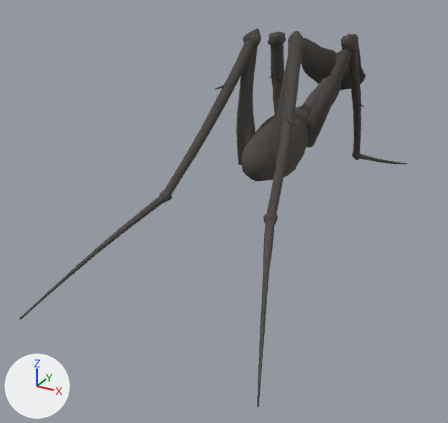
A saved change to the glTF model content/art/models/gaunt.glb.
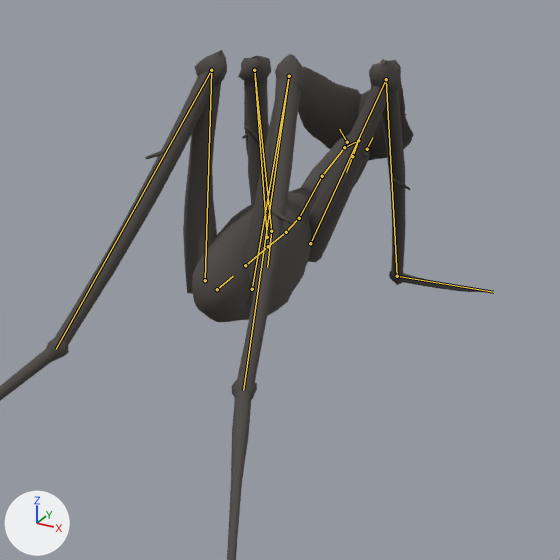
There are two pictures of each version: one whole from a camera (50 mm lens) standing at (2.06, -4.76, 2.35) and looking at (-0.34, -0.39, 0.17), one close up on the part from 30% to 100% of the width and 0% to 74% of the height. The axes (+X, +Y, +Z) are drawn at lower left. The lights are the same throughout. The last two pictures show the newer version. Both versions are drawn at frame 3 of the action 'smash'; the numbers are the values there. The bones that change, and the others that lie on the model, are drawn over the model as lines in the close-ups.

The first close-up shows 'body', 'head', 'legs'.
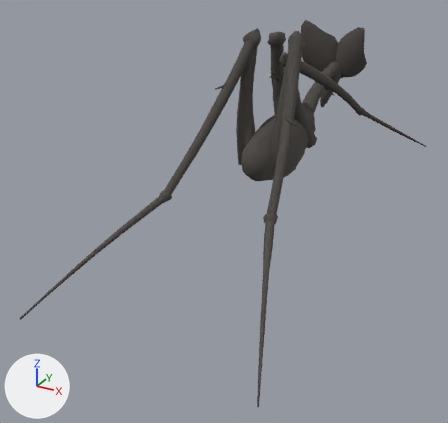
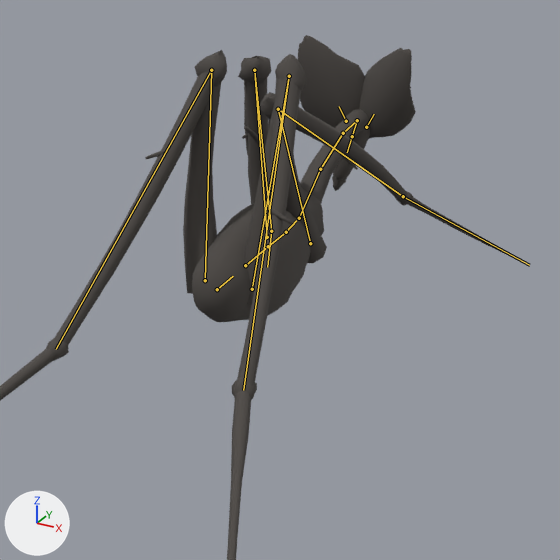
Changed parts and their boxes (x1, y1, x2, y2) in the close-ups (560 x 560 px):
'legs', posed: before (0, 50, 487, 560); after (0, 50, 521, 560)
'head', posed: before (298, 67, 414, 189); after (298, 35, 416, 191)
'body', posed: before (192, 135, 349, 322); after (192, 111, 369, 322)
bone 'neck_01', root to tip: before (299, 218) to (322, 176); after (299, 218) to (320, 169)
bone 'jaw', root to tip: before (352, 156) to (346, 172); after (352, 136) to (347, 152)
bone 'ear_r', root to tip: before (367, 149) to (372, 137); after (366, 127) to (374, 114)
bone 'ear_l', root to tip: before (347, 142) to (339, 129); after (346, 121) to (339, 106)
bone 'thigh_fr', root to tip: before (310, 243) to (386, 79); after (310, 243) to (278, 109)
bone 'shin_fr', root to tip: before (386, 79) to (397, 276); after (278, 109) to (403, 196)
bone 'cannon_fr', root to tip: before (397, 276) to (493, 292); after (403, 196) to (529, 265)

What the commit changed:
Bone 'neck_01' (bone_neck_01) turns from (-29, 0, 0) to (-20, 0, 0) degrees about its own x, y and z.
Bone 'jaw' (bone_jaw) turns from (-19, 0, 0) to (-7, 0, 0) degrees about its own x, y and z.
Bone 'ear_r' (bone_ear_r) turns from (72, 35, -27) to (54, 17, -34) degrees about its own x, y and z.
Bone 'ear_l' (bone_ear_l) turns from (30, -58, 41) to (22, -40, 32) degrees about its own x, y and z.
Bone 'thigh_fr' (bone_thigh_fr) turns from (30, 17, 7) to (68, -2, -21) degrees about its own x, y and z.
Bone 'shin_fr' (bone_shin_fr) turns from (-5, 6, 25) to (-8, 14, 51) degrees about its own x, y and z.
Bone 'cannon_fr' (bone_cannon_fr) turns from (42, 9, -30) to (14, -30, -32) degrees about its own x, y and z.
